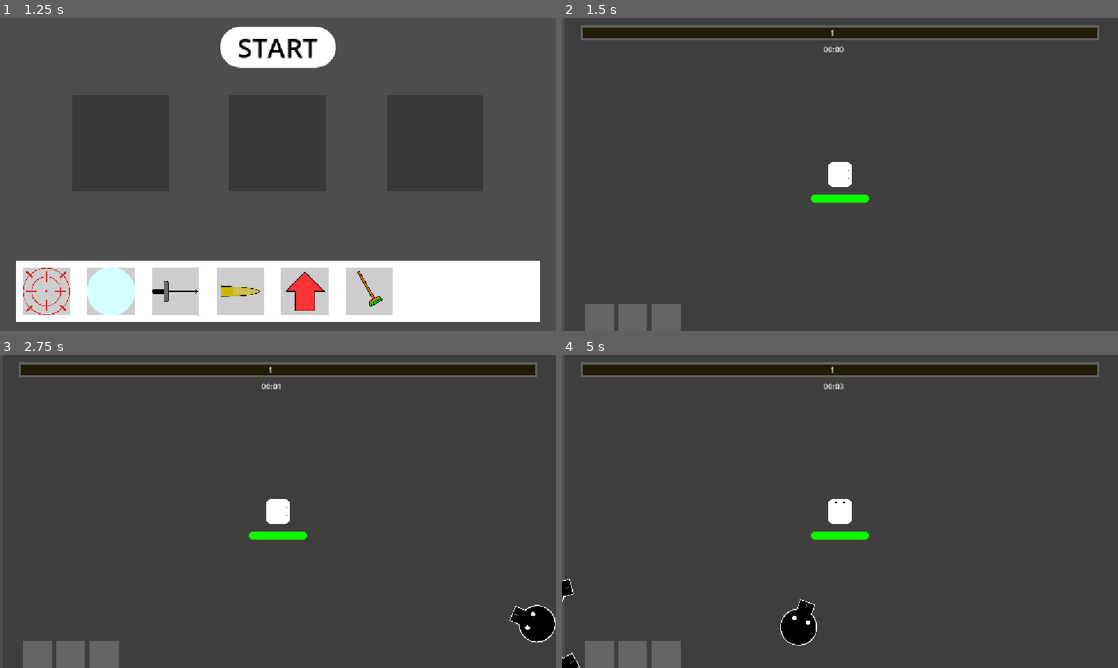
Above: before the commit, frames 1-4 (two rows, left to right).
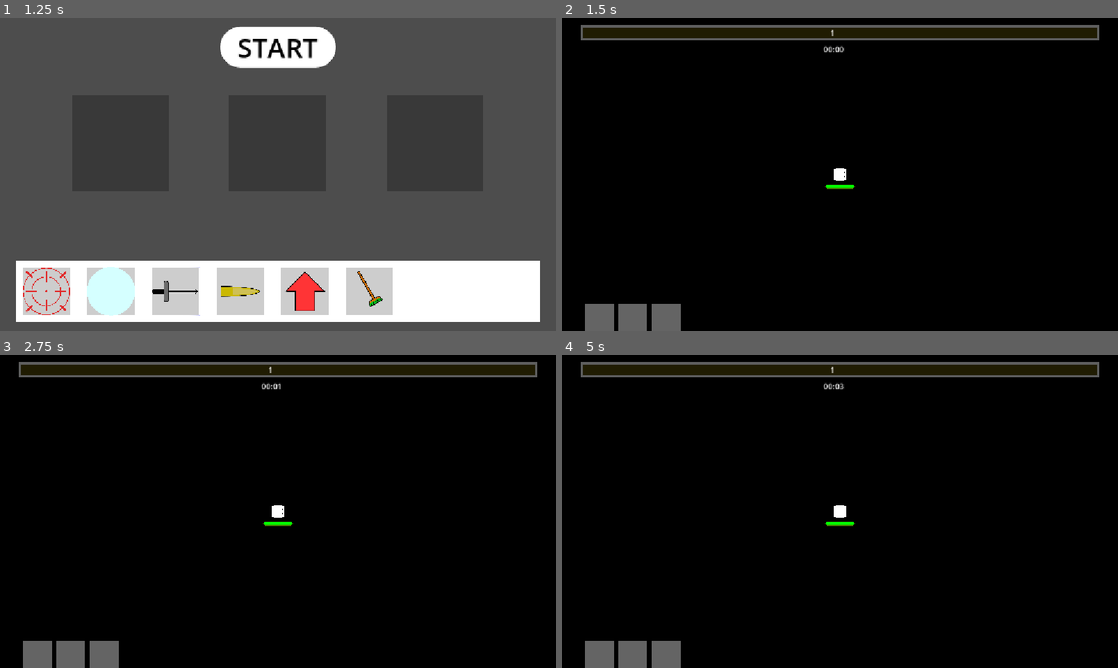
Above: after the commit, the same moments.

Repository: YamatoRyukyu/Unordered
Game: Godot game, scene res://Scenes/GameSequence/title.tscn
Same seed, same stepped clock (60 frames per second), same inputs: the game is played once before the commit and once after it.
Inputs (mouse positions are in pixels of both pictures, inside the frame that each line leads up to):
- Up to frame 1 (1.25 s): click "START" at 0.5 s
- Up to frame 2 (1.5 s): click "START" at 1.25 s
- Up to frame 3 (2.75 s): tap Enter at 2 s; move the mouse to (400, 495) at 2.02 s; hold Right (move_right) from 2.03 s (still down)
- Up to frame 4 (5 s): move the mouse to (728, 527) at 2.77 s; release Right (move_right) at 2.78 s; hold Down (move_down) 2.78-3.53 s; move the mouse to (895, 442) at 3.52 s; hold Right (move_right) 3.53-4.28 s; move the mouse to (812, 574) at 4.27 s; hold Up (move_up) from 4.28 s (still down)

Frame 1 is identical in both runs. In frame 2, 94% of the frame differs, in the area x 0-100%, y 0-100%; in frame 3, 93%; in frame 4, 93%.

Commit message:
[fix]camera set more widely and spawn more outer

Diff:
--- a/Scenes/GameSequence/survive_game.gd
+++ b/Scenes/GameSequence/survive_game.gd
@@ -3,8 +3,9 @@
 var time_count: int
 var pause_scene: PackedScene
 
+@export_range(0, 4096, 0.001) var spawn_span: float =0.5
+
 func _ready() -> void:
-	var spawn_span = 0.3
 	%spawn_timer.wait_time = spawn_span
 	time_count =0
 	pause_scene =preload("res://Scenes/GameSequence/pause.tscn")
--- a/Scenes/GameSequence/survive_game.tscn
+++ b/Scenes/GameSequence/survive_game.tscn
@@ -42,14 +42,16 @@
 layer = -1
 
 [node name="ColorRect" type="ColorRect" parent="Player/BackGround"]
-offset_left = 7.0
-offset_right = 1189.0
-offset_bottom = 662.0
-color = Color(0.24477637, 0.2447764, 0.24477637, 1)
+anchors_preset = 15
+anchor_right = 1.0
+anchor_bottom = 1.0
+grow_horizontal = 2
+grow_vertical = 2
+color = Color(0, 0, 0, 1)
 
 [node name="Path2D" type="Path2D" parent="Player"]
-position = Vector2(-6456.406, -3860.4595)
-scale = Vector2(10.670714, 12.237189)
+position = Vector2(-15510, -8120)
+scale = Vector2(25.256, 28.963)
 curve = SubResource("Curve2D_d1rg3")
 
 [node name="PathFollow2D" type="PathFollow2D" parent="Player/Path2D"]
@@ -68,7 +70,7 @@
 
 [node name="spawn_timer" type="Timer" parent="."]
 unique_name_in_owner = true
-wait_time = 0.3
+wait_time = 1.8319999999999999
 autostart = true
 
 [node name="HUD" type="CanvasLayer" parent="."]
--- a/Scenes/Player/Player.tscn
+++ b/Scenes/Player/Player.tscn
@@ -33,6 +33,7 @@
 texture = ExtResource("1_s0eop")
 
 [node name="Camera2D" type="Camera2D" parent="."]
+zoom = Vector2(0.5, 0.5)
 
 [node name="ActionTimer" type="Timer" parent="."]
 autostart = true
